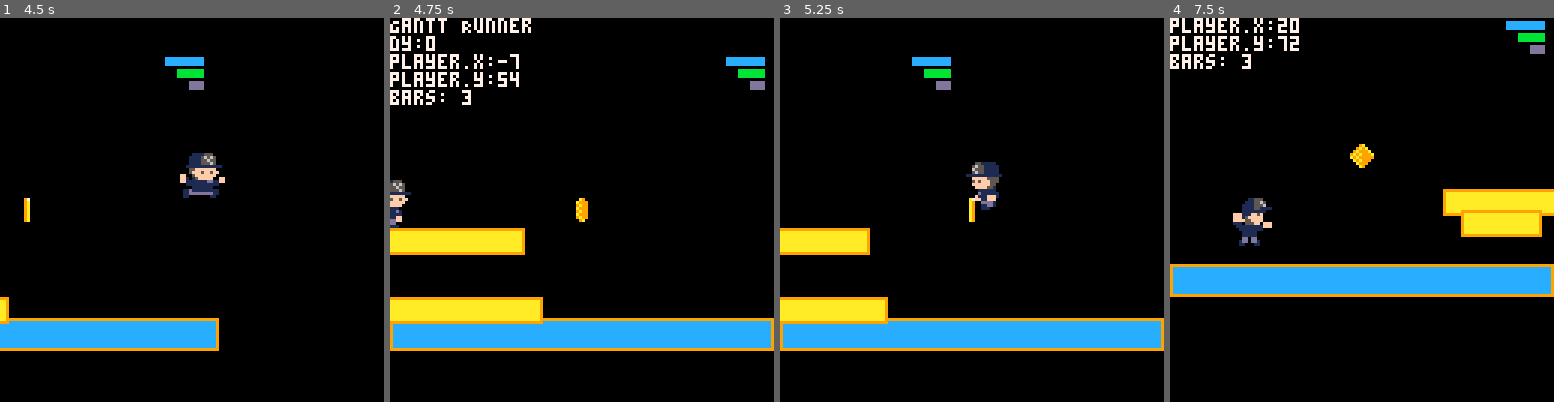
Above: before the commit, frames 1-4 (left to right).
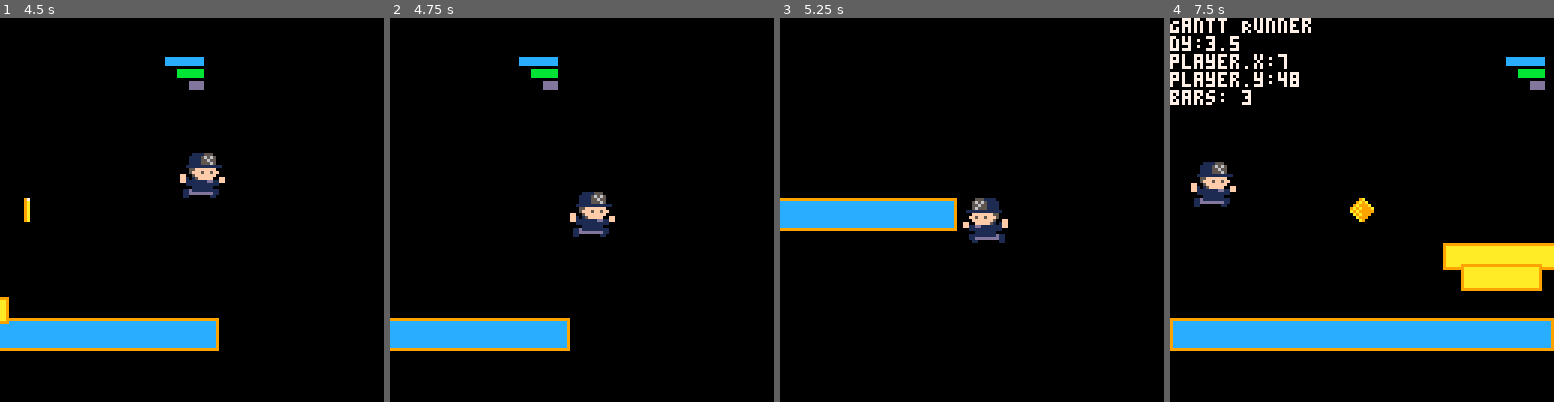
Above: after the commit, the same moments.

Repository: teamgantt/gantt-runner
Game: PICO-8 cartridge gantt-runner.p8
The game is run twice, just before and just after one commit, with the same random seed, the same clock (stepped at 60 frames per second) and the same inputs.
Inputs:
- Up to frame 1 (4.5 s): tap X (X key) at 0.33, 1.07, 1.85, 2.97, 4.08 s; hold Right 1.6-2.1 s; hold Right 2.47-3.03 s; hold Left 3.08-3.58 s; hold Right from 4.02 s (still down)
- Up to frame 2 (4.75 s): release Right at 4.68 s
- Up to frame 3 (5.25 s): hold Left from 5.08 s (still down); tap X (X key) at 5.2 s
- Up to frame 4 (7.5 s): release Left at 5.68 s; hold Right 6.08-6.58 s; tap X (X key) at 6.32, 7.43 s; hold Right 6.63-7.13 s

Frame 1 is identical in both runs. In frame 2, 15% of the frame differs, in the area x 0-100%, y 0-87%; in frame 3, 17%; in frame 4, 27%.

Commit message:
reset when falling

Diff:
--- a/gantt-runner.p8
+++ b/gantt-runner.p8
@@ -117,9 +117,14 @@
 
 	--if run off screen warp to other side
 	--temp feature
-	if (player.x > 128) then player.x=-8 end
+	if (player.x > 896) then player.x=-8 end
 	if (player.x < -8) then player.x=128 end
 
+	-- player falls, reset
+	if (player.y > 120) then
+		player.x=-8
+		player.y=0
+	end
 
  --animate player run
  if run.f >= count(run.frames) then
